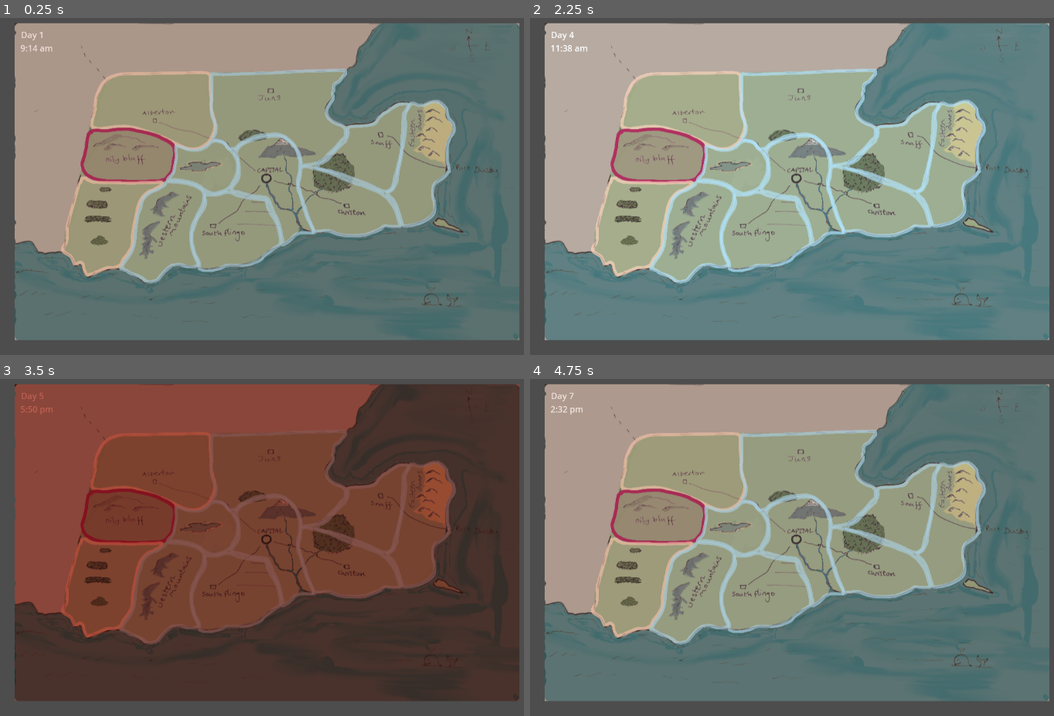
Above: before the commit, frames 1-4 (two rows, left to right).
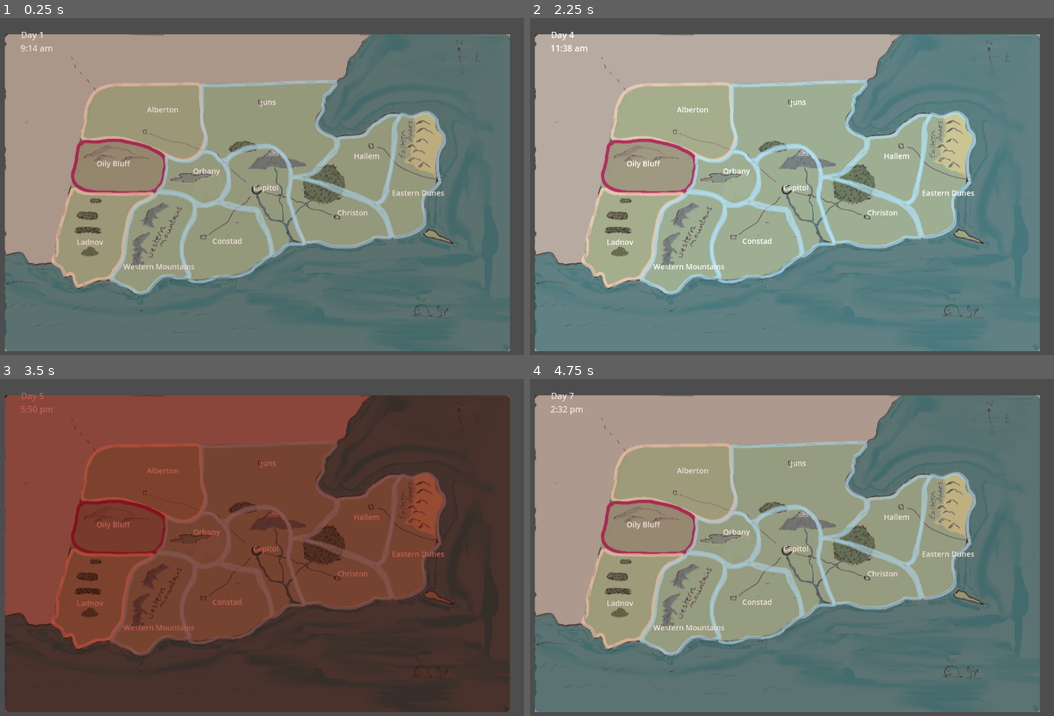
Above: after the commit, the same moments.

Repository: afluffycrow/Dept-of-Erasure
Game: Godot game, scene res://map_draft.tscn
Same seed, same stepped clock (60 frames per second), same inputs: the game is played once before the commit and once after it.
Inputs:
- Up to frame 1 (0.25 s): no input
- Up to frame 2 (2.25 s): tap Enter (ui_accept) at 0.5, 0.77, 1.25, 1.52, 2 s; hold Left (ui_left) 1.28-2.03 s
- Up to frame 3 (3.5 s): tap Enter (ui_accept) at 2.75, 3.02 s
- Up to frame 4 (4.75 s): hold Left (ui_left) from 3.53 s (still down); tap Enter (ui_accept) at 3.77, 4.25, 4.52 s

The runs differ from the first frame. In frame 1, 27% of the frame differs, in the area x 0-100%, y 1-99%; in frame 2, 28%; in frame 3, 21%; in frame 4, 27%.

Commit message:
Ma change and balance`
Updated map so that it has names appear linked to the ingame names (kinda shittily)
Added new letters.
Balanced enemy knowledge system etc...

Diff:
--- /dev/null
+++ b/map-and-areas/area_labels.gd
@@ -0,0 +1,12 @@
+extends Node2D
+
+var default_font: Font = ThemeDB.fallback_font
+
+@export var areas: Node2D
+
+# Called every frame. 'delta' is the elapsed time since the previous frame.
+func _draw() -> void:
+	for region in areas.areas_array:
+		var string = region.name
+		var pos = areas.locs_array[areas.areas_array.find(region)]
+		draw_string(default_font,pos,string, HORIZONTAL_ALIGNMENT_LEFT, -1,14, Color.WHITE)
--- a/map-and-areas/map_draft.tscn
+++ b/map-and-areas/map_draft.tscn
@@ -15,12 +15,14 @@
 [ext_resource type="Texture2D" uid="uid://ot6dw88xedql" path="res://sprites/eastern-dunes.png" id="12_epvau"]
 [ext_resource type="Texture2D" uid="uid://chb8ne01ovn56" path="res://sprites/map-capitol.png" id="13_tcl70"]
 [ext_resource type="Script" path="res://scripts/operation_controller.gd" id="14_ds8j2"]
+[ext_resource type="Script" path="res://area_labels.gd" id="15_jjn4x"]
 [ext_resource type="PackedScene" uid="uid://by8yoorco6fax" path="res://screen.tscn" id="15_xv222"]
 
 [node name="Game" type="Node"]
 script = ExtResource("2_yd4jg")
 
 [node name="Areas" type="Node2D" parent="."]
+position = Vector2(-18, 21)
 script = ExtResource("2_21s3u")
 
 [node name="Map" type="Sprite2D" parent="Areas"]
@@ -69,6 +71,44 @@
 position = Vector2(1, 1)
 texture = ExtResource("13_tcl70")
 
+[node name="z1_loc" type="Marker2D" parent="Areas"]
+position = Vector2(-223, -128)
+
+[node name="z1_loc2" type="Marker2D" parent="Areas"]
+position = Vector2(-317, -27)
+
+[node name="z1_loc3" type="Marker2D" parent="Areas"]
+position = Vector2(-354, 120)
+
+[node name="z1_loc4" type="Marker2D" parent="Areas"]
+position = Vector2(-267, 166)
+
+[node name="z1_loc5" type="Marker2D" parent="Areas"]
+position = Vector2(-11, -142)
+
+[node name="z1_loc6" type="Marker2D" parent="Areas"]
+position = Vector2(163, -41)
+
+[node name="z1_loc7" type="Marker2D" parent="Areas"]
+position = Vector2(-101, 118)
+
+[node name="z1_loc8" type="Marker2D" parent="Areas"]
+position = Vector2(-137, -13)
+
+[node name="z1_loc9" type="Marker2D" parent="Areas"]
+position = Vector2(132, 65)
+
+[node name="z1_loc10" type="Marker2D" parent="Areas"]
+position = Vector2(234, 28)
+
+[node name="z1_loc11" type="Marker2D" parent="Areas"]
+position = Vector2(-25, 18)
+
+[node name="Area Labels" type="Node2D" parent="Areas" node_paths=PackedStringArray("areas")]
+position = Vector2(17, -23)
+script = ExtResource("15_jjn4x")
+areas = NodePath("..")
+
 [node name="Camera2D" type="Camera2D" parent="."]
 
 [node name="OperationController" type="Node2D" parent="." node_paths=PackedStringArray("areas", "game", "ui")]
@@ -76,8 +116,6 @@
 areas = NodePath("../Areas")
 game = NodePath("..")
 ui = NodePath("../Screen/Clock")
-min_EK = 85
-max_EK = 100
 
 [node name="Screen" parent="." instance=ExtResource("15_xv222")]
 position = Vector2(1, -2)
--- a/map-and-areas/scripts/assign_regions.gd
+++ b/map-and-areas/scripts/assign_regions.gd
@@ -1,6 +1,9 @@
 extends Node2D
 
 var areas_array: Array
+var locs_array: = [
+]
+
 
 var region1: MapRegion = MapRegion.new()
 var region2: MapRegion = MapRegion.new()
@@ -20,56 +23,80 @@
 	region1.controller = "contested"
 	region1.name = "Alberton"
 	areas_array.append(region1)
+	var z1_loc = $z1_loc
+	locs_array.append(z1_loc.position)
 
 	region2.sprite = $"Oily-bluff"
 	region2.controller = "enemy"
 	region2.name = "Oily Bluff"
 	areas_array.append(region2)
+	var z1_loc2 = $z1_loc2
+	locs_array.append(z1_loc2.position)
 
 	region3.sprite = $"Stuffon-orchards"
 	region3.controller = "contested"
-	region3.name = "Stuffon Orchards"
+	region3.name = "Ladnov"
 	areas_array.append(region3)
+	var z1_loc3 = $z1_loc3
+	locs_array.append(z1_loc3.position)
 
 	region4.sprite = $"Western-mountains"
 	region4.controller = "ally"
 	region4.name = "Western Mountains"
 	areas_array.append(region4)
+	var z1_loc4 = $z1_loc4
+	locs_array.append(z1_loc4.position)
 
 	region5.sprite = $Juns
 	region5.controller = "ally"
 	region5.name = "Juns"
 	areas_array.append(region5)
+	var z1_loc5 = $z1_loc5
+	locs_array.append(z1_loc5.position)
 
 	region6.sprite = $Snaff
 	region6.controller = "ally"
-	region6.name = "Snaff"
+	region6.name = "Hallem"
 	areas_array.append(region6)
+	var z1_loc6 = $z1_loc6
+	locs_array.append(z1_loc6.position)
 
 	region7.sprite = $"South-flingo"
 	region7.controller = "ally"
-	region7.name = "South Flingo"
+	region7.name = "Constad"
 	areas_array.append(region7)
+	var z1_loc7 = $z1_loc7
+	locs_array.append(z1_loc7.position)
 
 	region8.sprite = $Lake
 	region8.controller = "ally"
-	region8.name = "Lake"
+	region8.name = "Orbany"
 	areas_array.append(region8)
+	var z1_loc8 = $z1_loc8
+	locs_array.append(z1_loc8.position)
 
 	region9.sprite = $Christon
 	region9.controller = "ally"
 	region9.name = "Christon"
 	areas_array.append(region9)
+	var z1_loc9 = $z1_loc9
+	locs_array.append(z1_loc9.position)
 
 	region10.sprite = $"Eastern-dunes"
 	region10.controller = "ally"
 	region10.name = "Eastern Dunes"
 	areas_array.append(region10)
+	var z1_loc10 = $z1_loc10
+	locs_array.append(z1_loc10.position)
 
 	region11.sprite = $"Map-capitol"
 	region11.controller = "ally"
 	region11.name = "Capitol"
 	areas_array.append(region11)
+	var z1_loc11 = $z1_loc11
+	locs_array.append(z1_loc11.position)
+
+
 
 # Called every frame. 'delta' is the elapsed time since the previous frame.
 func _process(delta: float) -> void:
--- a/map-and-areas/scripts/load_letters.gd
+++ b/map-and-areas/scripts/load_letters.gd
@@ -36,5 +36,3 @@
 		if txt_name.contains("fail"):
 			new_letter.category = "Fail"
 		letters_array.append(new_letter)
-	print(letters_array)
-	 	#1xz`
--- a/map-and-areas/scripts/operation_controller.gd
+++ b/map-and-areas/scripts/operation_controller.gd
@@ -1,8 +1,8 @@
 extends Node2D
 
-const HIGH = 5
-const MED = 2
-const LOW = 1
+const HIGH = 2
+const MED = 1
+const LOW = 0.5
 
 signal evening_start()
 
@@ -12,13 +12,13 @@
 @export var game: Node
 @export var ui = Control
 #sets min and max enemy knowledge for randomisation on each operation
-@export var min_EK = 12
-@export var max_EK = 35
+@export var min_EK = 0.2
+@export var max_EK = 1.0
 
 #create operation contest variables
 @onready var contested_regions: Array
-@onready var morale = 80.0
-@onready var enemy_knowledge = 35.0
+@onready var morale = 3.0
+@onready var enemy_knowledge = 0.0
 
 # create variables to track operations
 @onready var prev_op_loc: String
@@ -90,9 +90,6 @@
 				_update_location(letter)
 				in_tray_array.append(letter)
 				letters_added +=1
-	print(in_tray_array)
-	print("total"+str(letters_added))
-	print("fails"+str(fails_added))
 
 
 
@@ -100,11 +97,20 @@
 func _evening():
 	CLOCK.paused = true
 	#look through letters HERE IS WHERE TO ADD CALLS TO THE MARKING FUNCTION
-	enemy_knowledge += (1 * HIGH + 2 * MED + 3 * LOW + 4 * LOW) # 1 is portion/number of uncensored locations
+	enemy_knowledge += (1 * HIGH + 2 * HIGH + 3 * LOW + 4 * LOW) # 1 is portion/number of uncensored locations
 	# 2 is number of uncensored times, 3 is number of uncensored combat words, 4 is uncensored emotions
-	morale += (1*HIGH - 2*MED - 3*LOW) + 4 #1 is number of letters gone through
-	#2 is total letter proportion censored, 3 is number of mood words censored
+	#MAX ADDED VALUE FOR ENEMY KNOWLEDGE IS 5 with current constants
+	morale += (1*LOW - 2*HIGH - 3*LOW) + 4 #1 is number of letters gone through
+	#2 is total letter proportion censored, 3 is proportion of mood words censored
 	#4 is a letter by letter bonus amount (some positive letters will have this?)
+	#Expected morale gain range is 6.5 - 8.
+
+
+	if prev_op_outcome == "Success": # make mods depending on last outcome
+		morale += 1
+	else:
+		morale -= 0.2
+
 	prev_op_loc = active_operation.location # store where the operation was
 	prev_op_type = active_operation.type # store what type of operation it was
 	var new_cont_set :=0
Not shown: 1 places in map-and-areas/map_draft.tscn that only renumber resources
Binary file changed: map-and-areas/sprites/maP draft.png
